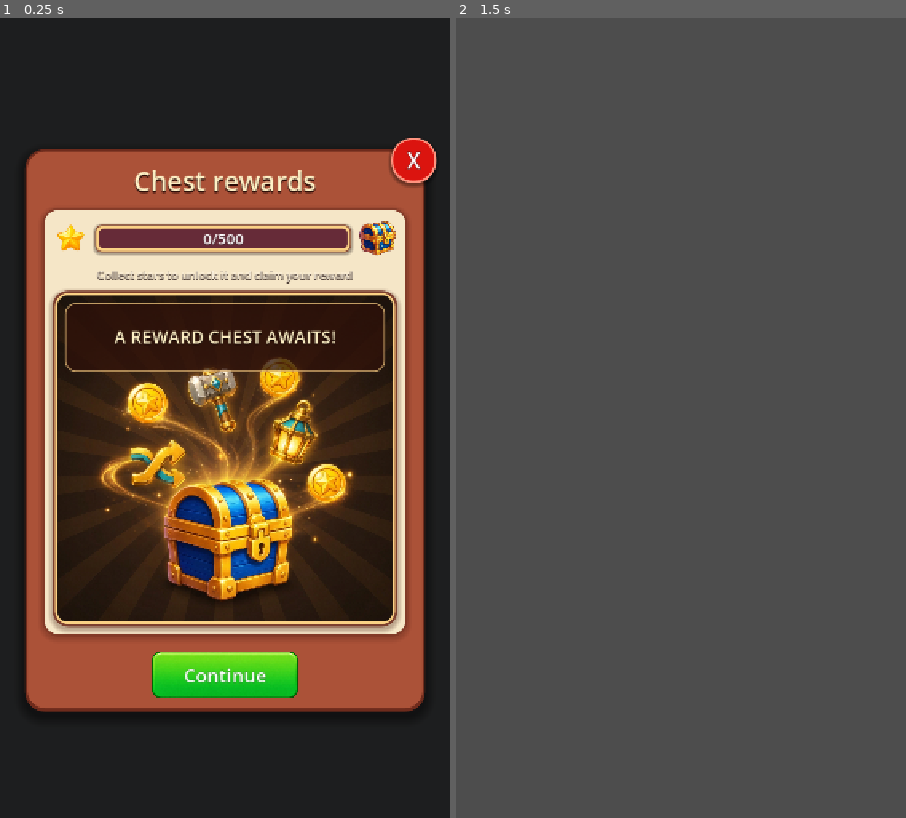
Above: before the commit, frames 1-2 (left to right).
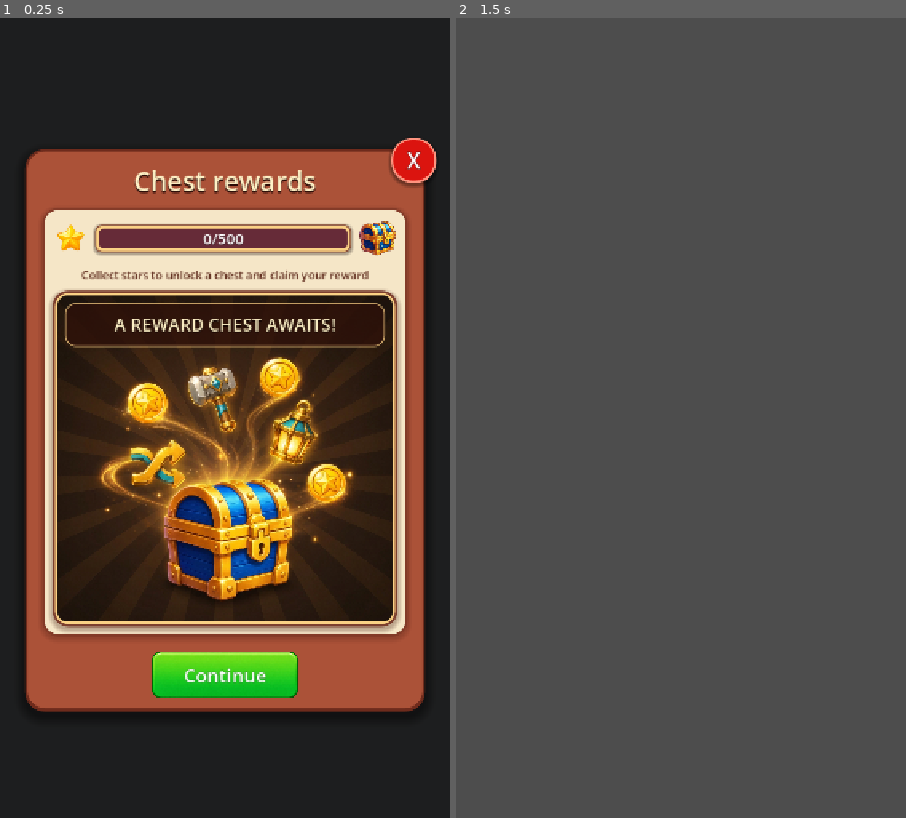
Above: after the commit, the same moments.

Repository: vladeque/sorting-puzzle
Game: Godot game, scene res://scenes/ui/reward_chest_menu.tscn
The game is run twice, just before and just after one commit, with the same random seed, the same clock (stepped at 60 frames per second) and the same inputs. This scene is started directly instead of the project's main scene.
Inputs (mouse positions are in pixels of both pictures, inside the frame that each line leads up to):
- Up to frame 1 (0.25 s): no input
- Up to frame 2 (1.5 s): click "Continue" at 0.5 s; tap Enter at 1.25 s; move the mouse to (780, 378) at 1.27 s; click (780, 378) at 1.42 s

The runs differ from the first frame. In frame 1, 2.1% of the frame differs, in the area x 14-86%, y 31-45%; in frame 2, nothing differs.

Commit message:
Refine reward chest menu layout and messaging

Diff:
--- a/assets/ui/rounded_texture_clip.gdshader
+++ b/assets/ui/rounded_texture_clip.gdshader
@@ -1,6 +1,6 @@
 shader_type canvas_item;
 
-uniform vec2 rect_size = vec2(536.0, 559.0);
+uniform vec2 rect_size = vec2(536.0, 522.0);
 uniform float corner_radius : hint_range(0.0, 64.0, 1.0) = 16.0;
 uniform float edge_softness : hint_range(0.5, 4.0, 0.25) = 1.25;
 
--- a/scenes/ui/reward_chest_menu.tscn
+++ b/scenes/ui/reward_chest_menu.tscn
@@ -313,12 +313,11 @@
 
 [node name="HeroBodyLabel" type="Label" parent="RewardChestPanel/InnerPanel/ContentStack" unique_id=734205756]
 layout_mode = 2
-theme_override_colors/font_color = Color(1, 0.96, 0.88, 1)
-theme_override_colors/font_shadow_color = Color(0.08, 0.02, 0.01, 0.9)
+theme_override_colors/font_color = Color(0.36078432, 0.16078432, 0.101960786, 1)
 theme_override_constants/shadow_offset_x = 0
 theme_override_constants/shadow_offset_y = 1
 theme_override_font_sizes/font_size = 18
-text = "Collect stars to unlock it and claim your reward"
+text = "Collect stars to unlock a chest and claim your reward"
 horizontal_alignment = 1
 vertical_alignment = 1
 autowrap_mode = 2
@@ -354,7 +353,7 @@
 offset_left = 20.0
 offset_top = 20.0
 offset_right = -20.0
-offset_bottom = 130.0
+offset_bottom = 90.0
 grow_horizontal = 2
 mouse_filter = 2
 theme_override_styles/panel = SubResource("StyleBoxFlat_text_overlay")
